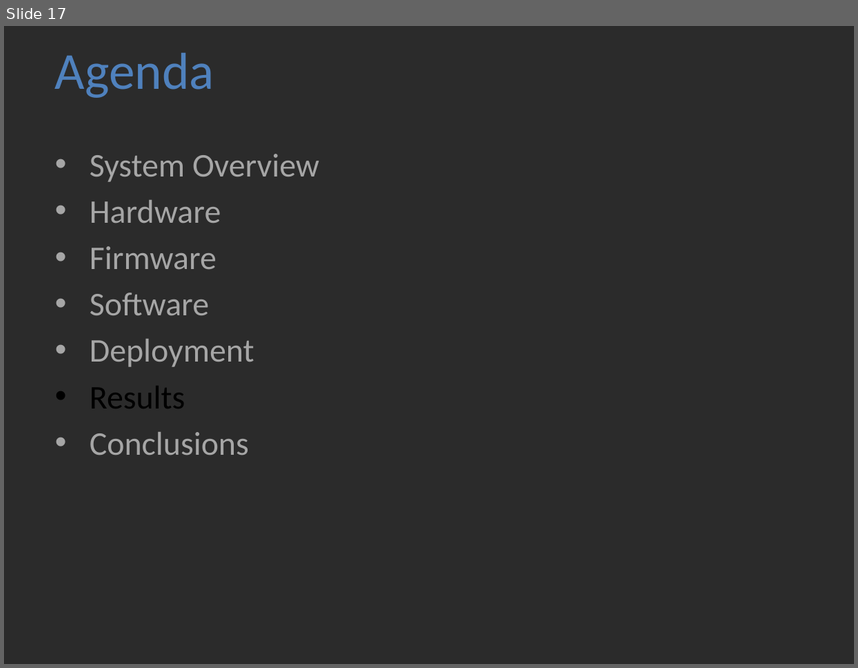
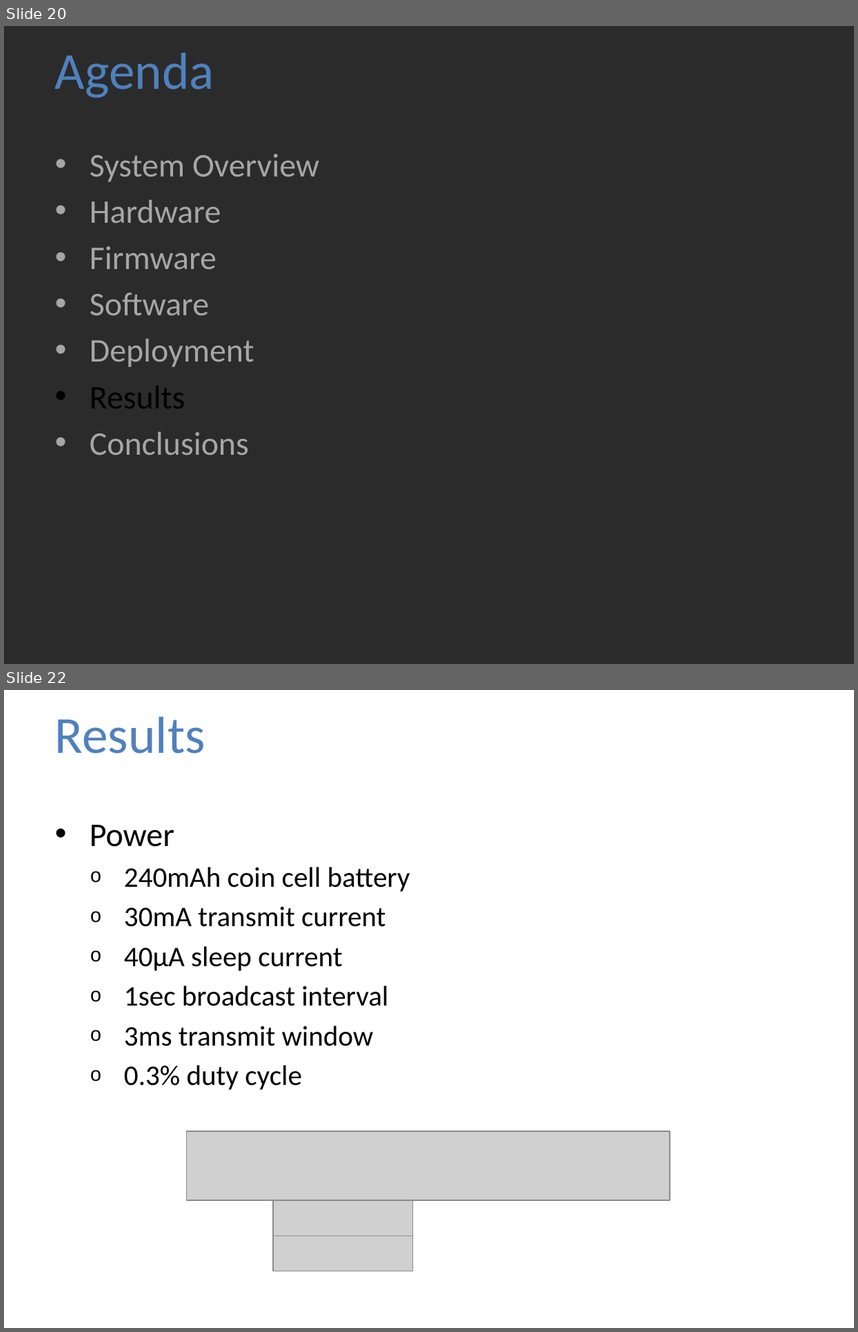
Before and after one commit to jolleekin/tiu-tracking, a slide deck: Docs/TIU_Tracking_Presentation_v1.pptx. Shown one above the other, each under a label of ours: slide 17 before the commit, slides 20 and 22 after it; the slides between them are not shown. The pictures are 858x668 and 858x1332 pixels, drawn with LibreOffice and Linux fonts; fonts in the diff are those of the drawing; grey boxes stand for pictures; background and template pictures are left out; a plain dark background stands for a picture behind light text. Boxes give left, top, right and bottom in pixels: in the first picture for what was removed or moved away, otherwise in the second. Text is boxed around its words. In the diff, an @@ line names an element or a change of style, - is before the commit and + after.

```diff
--- a/Docs/TIU_Tracking_Presentation_v1.pptx
+++ b/Docs/TIU_Tracking_Presentation_v1.pptx
@@ slide 22 added at [4,690,854,1328], background picture (left out) @@
@@ title added at [55,716,205,753], 44 pt, text #4F81BD @@
+Results
@@ text added at [90,825,410,1090], 24 pt, text #000000 @@
+• Power
+  o 240mAh coin cell battery
+  o 30mA transmit current
+  o 40µA sleep current
+  o 1sec broadcast interval
+  o 3ms transmit window
+  o 0.3% duty cycle
@@ picture added at [187,1131,671,1200] @@
@@ picture added at [274,1200,414,1236] @@
@@ picture added at [274,1236,414,1272] @@
@@ what was slide 17 is now slide 20 @@
```
Also in this commit, not shown: 1 slide changed, 9 other slides added, 1 slide removed.
